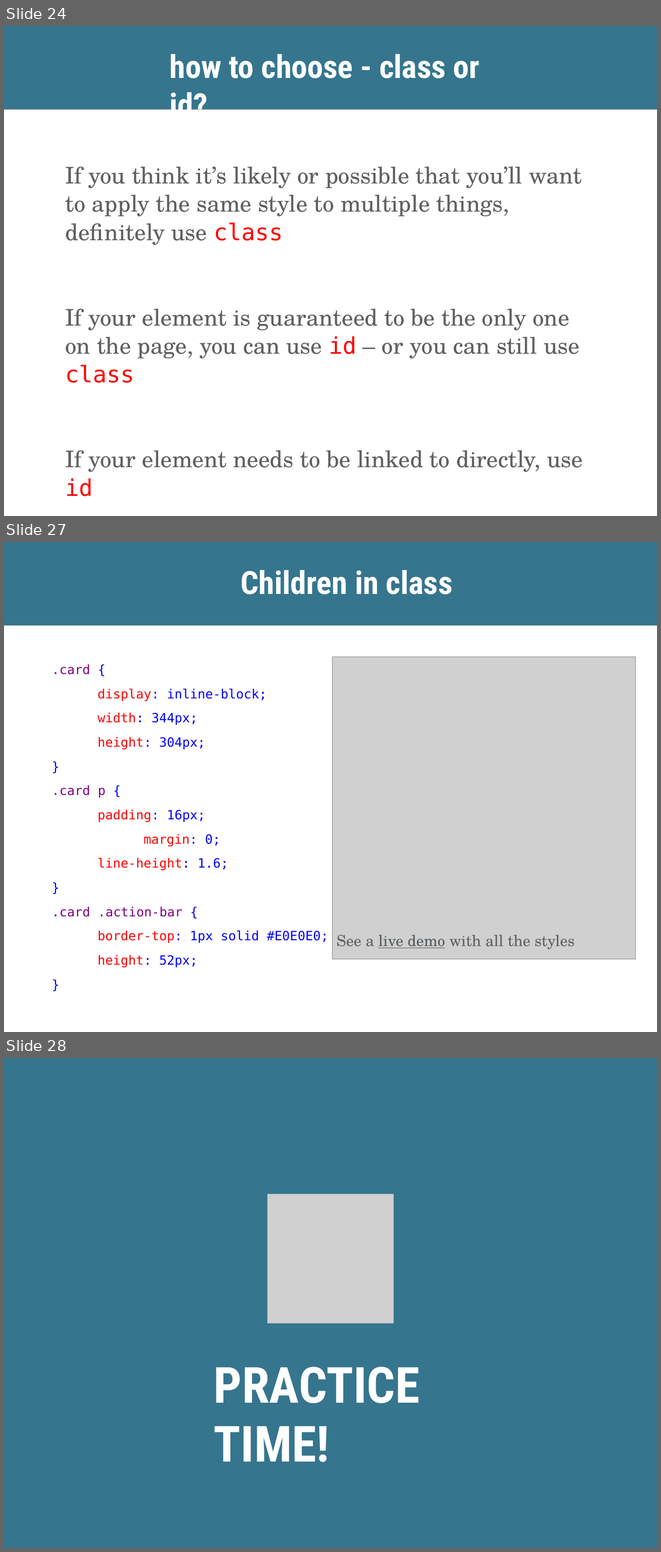
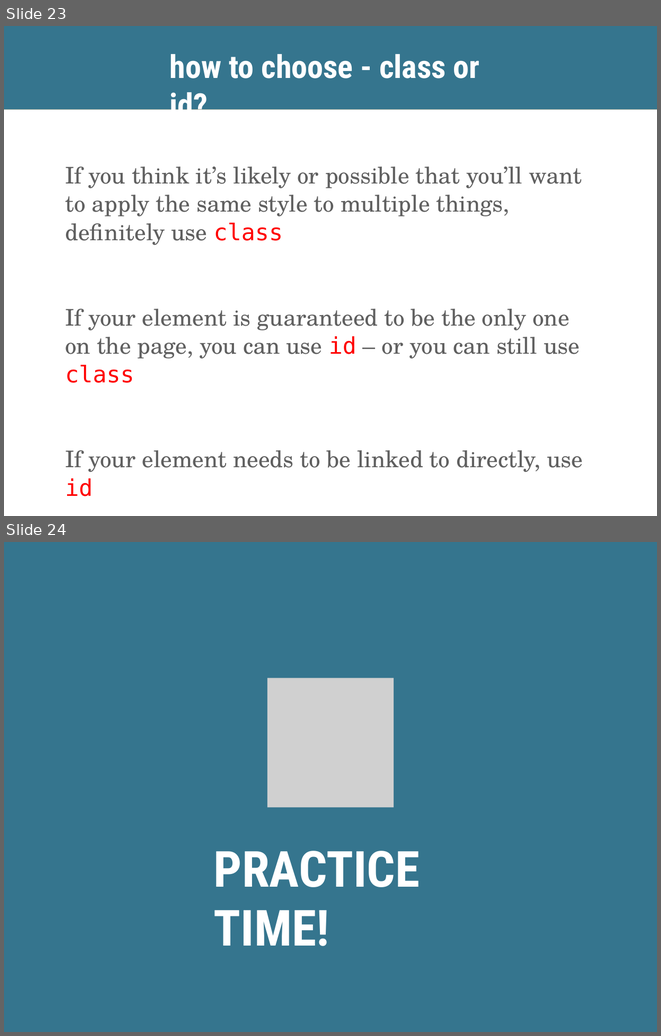
Before and after one commit to skornfeld/svc-class-jan-2018, a slide deck: slides/week-4.pptx. Shown one above the other, each under a label of ours: slides 24, 27 and 28 before the commit, slides 23 and 24 after it; the slides between them are not shown. The pictures are 661x1552 and 661x1036 pixels, drawn with LibreOffice and Linux fonts; fonts in the diff are those of the drawing; grey boxes stand for pictures. Boxes give left, top, right and bottom in pixels: in the first picture for what was removed or moved away, otherwise in the second. Text is boxed around its words. In the diff, an @@ line names an element or a change of style, - is before the commit and + after.

```diff
--- a/slides/week-4.pptx
+++ b/slides/week-4.pptx
@@ slide 27 removed at bbox=[4, 542, 657, 1032], background #FFFFFF; not listed: 1 template element that a slide beside it also shows @@
@@ freeform shape removed at bbox=[4, 542, 657, 626] @@
@@ title removed at bbox=[240, 570, 453, 594] @@
-Children in class
@@ text removed at bbox=[52, 664, 328, 967] @@
-.card {
-display: inline-block;
-width: 344px;
-height: 304px;
-}
-.card p {
-padding: 16px;
-margin: 0;
-line-height: 1.6;
-}
-.card .action-bar {
-border-top: 1px solid #E0E0E0;
-height: 52px;
-}
@@ picture removed at bbox=[332, 657, 636, 959] @@
@@ text removed at bbox=[336, 935, 575, 949] @@
-See a live demo with all the styles
@@ what was slide 24 is now slide 23 @@
@@ what was slide 28 is now slide 24 @@
```
Also in this commit, not shown: 13 slides changed, 1 slide added, 3 other slides removed, 6 other files.
